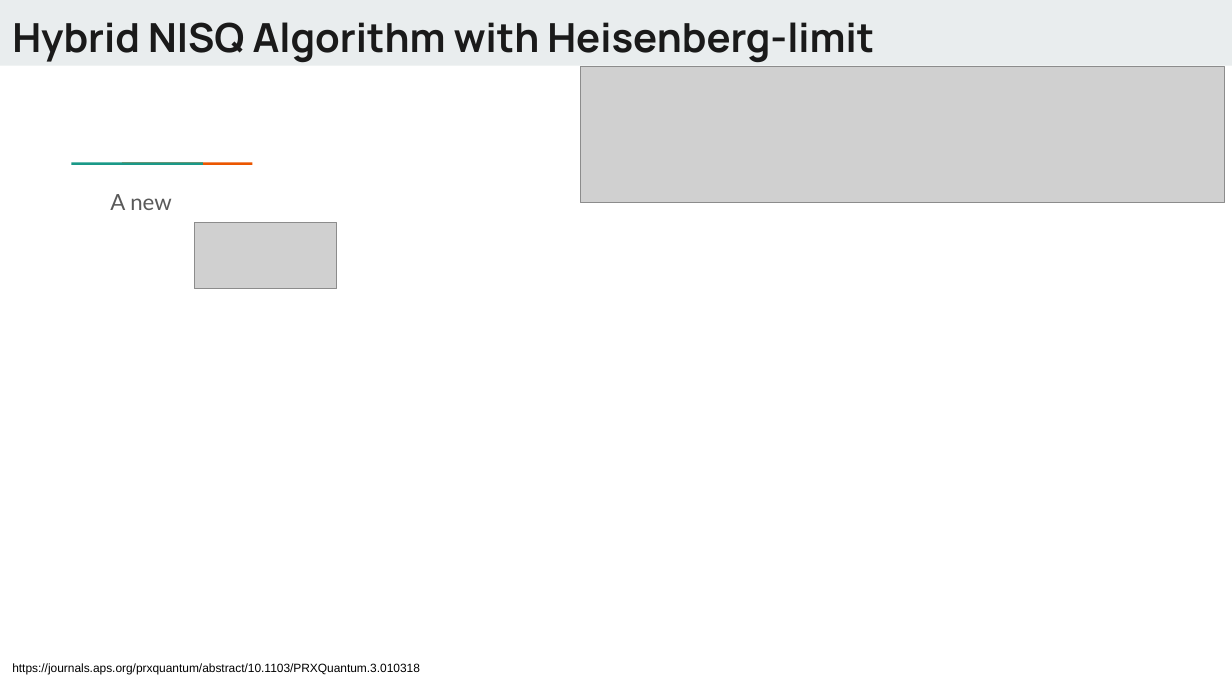
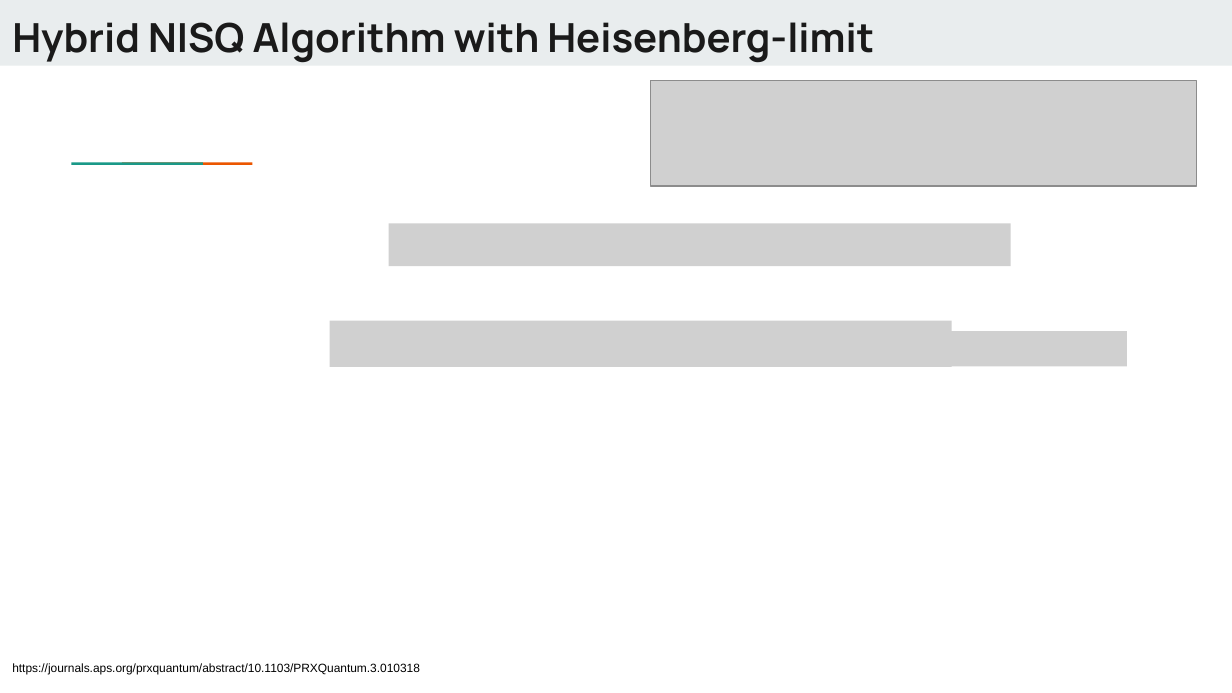
Before and after one commit to Dran-Z/QHack2023-SunnyDelft, a slide deck: slide 3 of QHack-SunnyDelft.pptx. Drawn at 1232x693 pixels with LibreOffice and Linux fonts; fonts in the diff are those of the drawing; grey boxes stand for pictures. Boxes give left, top, right and bottom in pixels: in the first picture for what was removed or moved away, otherwise in the second. Text is boxed around its words. In the diff, an @@ line names an element or a change of style, - is before the commit and + after.

```diff
--- a/QHack-SunnyDelft.pptx
+++ b/QHack-SunnyDelft.pptx
@@ picture: place and size @@
-picture at <box>580,67,1225,203</box>
+picture at <box>650,80,1196,186</box>
@@ text removed at <box>110,194,171,210</box> @@
-A new
@@ picture removed at <box>195,222,338,288</box> @@
@@ picture added at <box>388,223,1010,266</box> @@
@@ picture added at <box>330,320,952,367</box> @@
@@ picture added at <box>945,331,1127,367</box> @@
```
Also in this commit, not shown: 2 other slides changed, 6 slides added, 1 slide removed, 7 other files.
